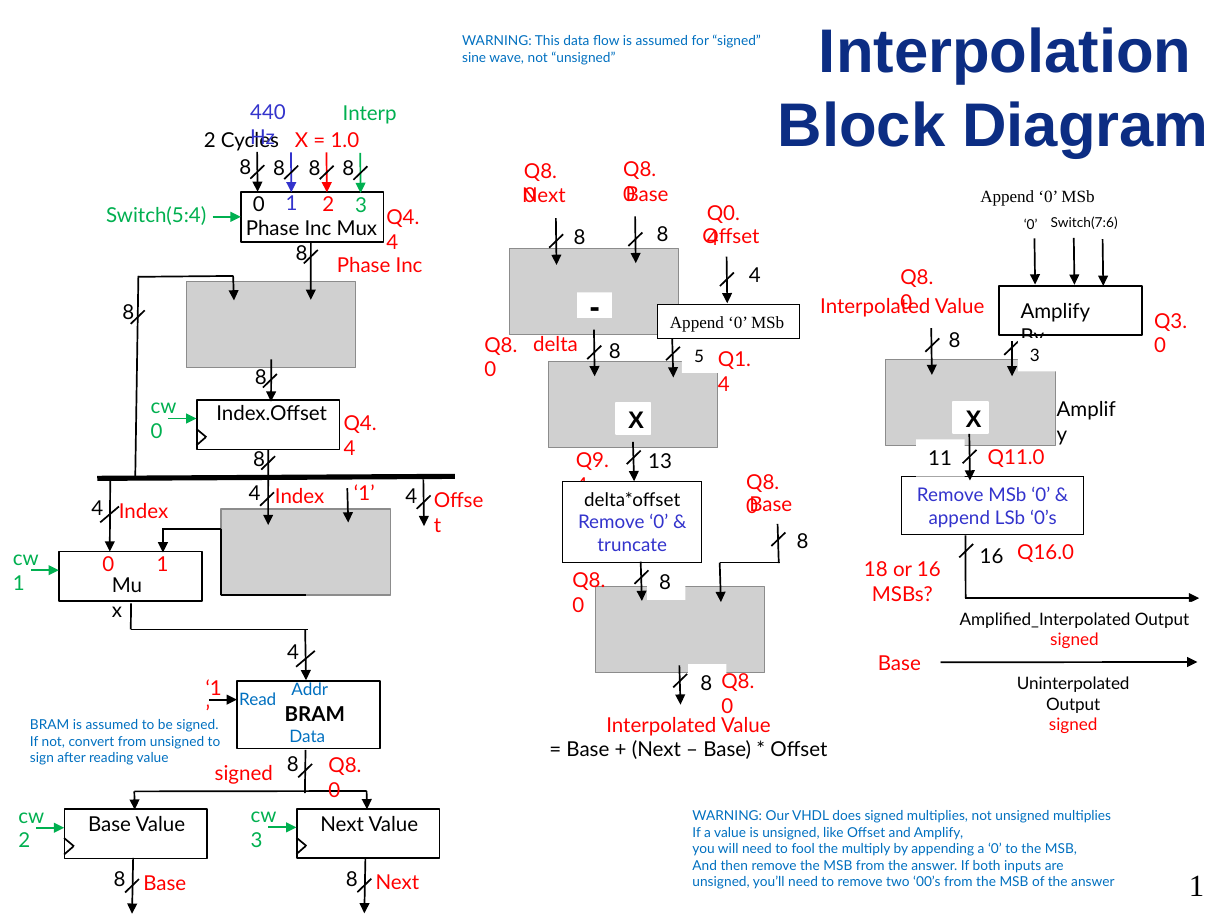
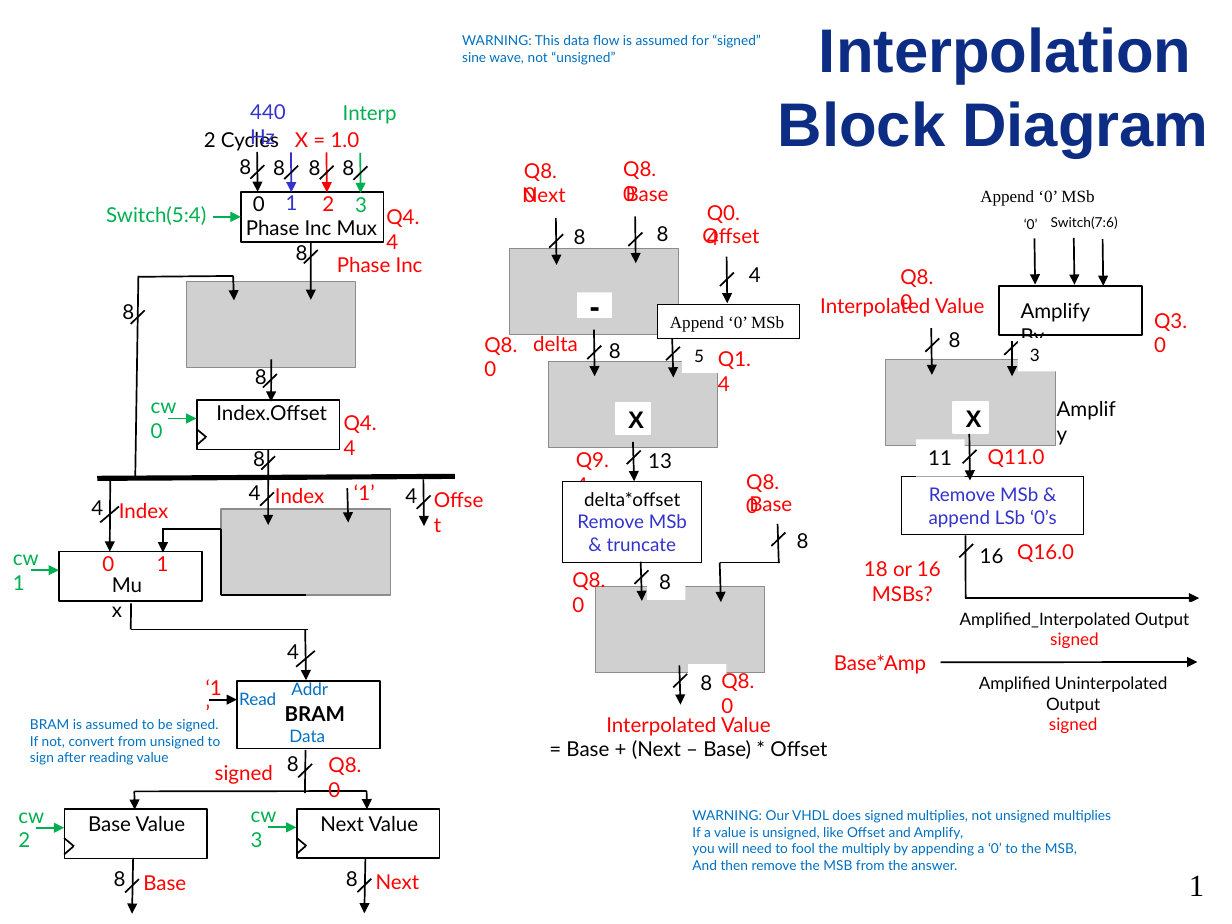
Before and after one commit to GeorgeYork/ECE383_web, a slide deck: slide 1 of lab/lab4/Interpolation_block_diagram.pptx. Drawn at 1232x924 pixels with LibreOffice and Linux fonts; fonts in the diff are those of the drawing; grey boxes stand for pictures. Boxes give left, top, right and bottom in pixels: in the first picture for what was removed or moved away, otherwise in the second. Text is boxed around its words. In the diff, an @@ line names an element or a change of style, - is before the commit and + after.

Commit message:
Amplify

```diff
--- a/lab/lab4/Interpolation_block_diagram.pptx
+++ b/lab/lab4/Interpolation_block_diagram.pptx
@@ text in rectangle at (929,487,1057,528): text changed @@
-Remove MSb ‘0’ & append LSb ‘0’s
+Remove MSb & append LSb ‘0’s
@@ text in rectangle at (577,514,687,551): text changed @@
-Remove ‘0’ & truncate
+Remove MSb & truncate
@@ text at (834,654,926,674): text changed @@
-Base
+Base*Amp
@@ text "Amplified Uninterpolated Output": place and size @@
-text "Amplified Uninterpolated Output" at (1017,676,1130,733)
+text "Amplified Uninterpolated Output" at (979,676,1168,733)
@@ text at (979,676,1168,713): text changed @@
-Uninterpolated Output
+Amplified Uninterpolated Output
@@ text at (692,860,957,870): text changed @@
-And then remove the MSB from the answer. If both inputs are unsigned, you’ll need to remove two ‘00’s from the MSB of the answer
+And then remove the MSB from the answer.
```
